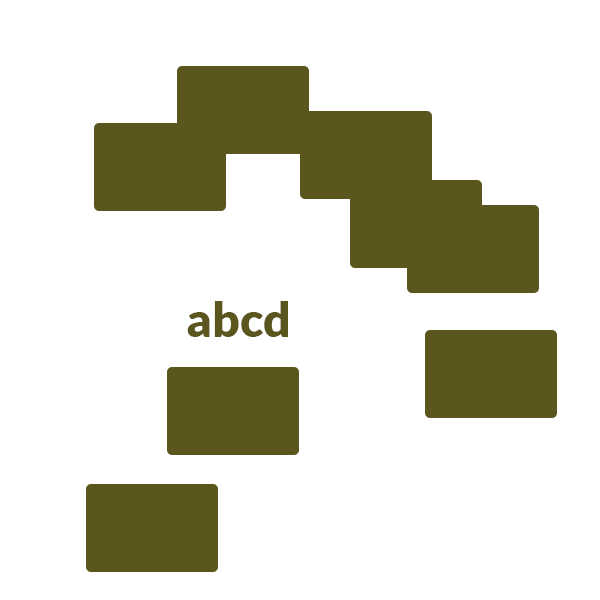
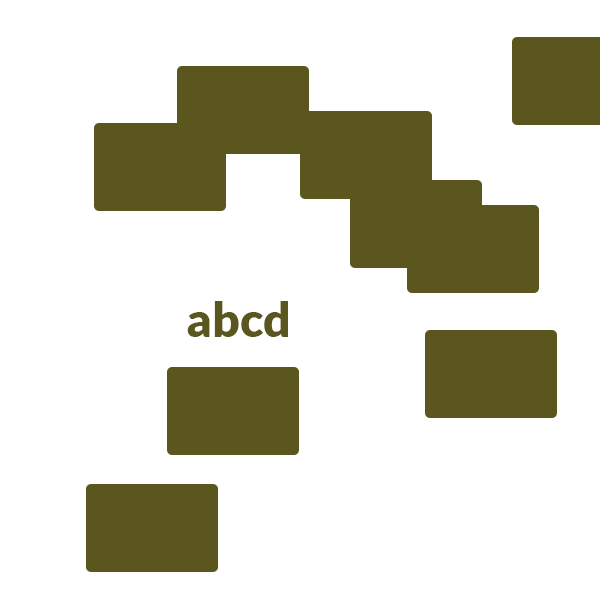
Layer changes from the first 600×600 image to the second:
added layer "Rounded Rectangle 9" above "Rounded Rectangle 8" over [512, 37, 600, 125]
